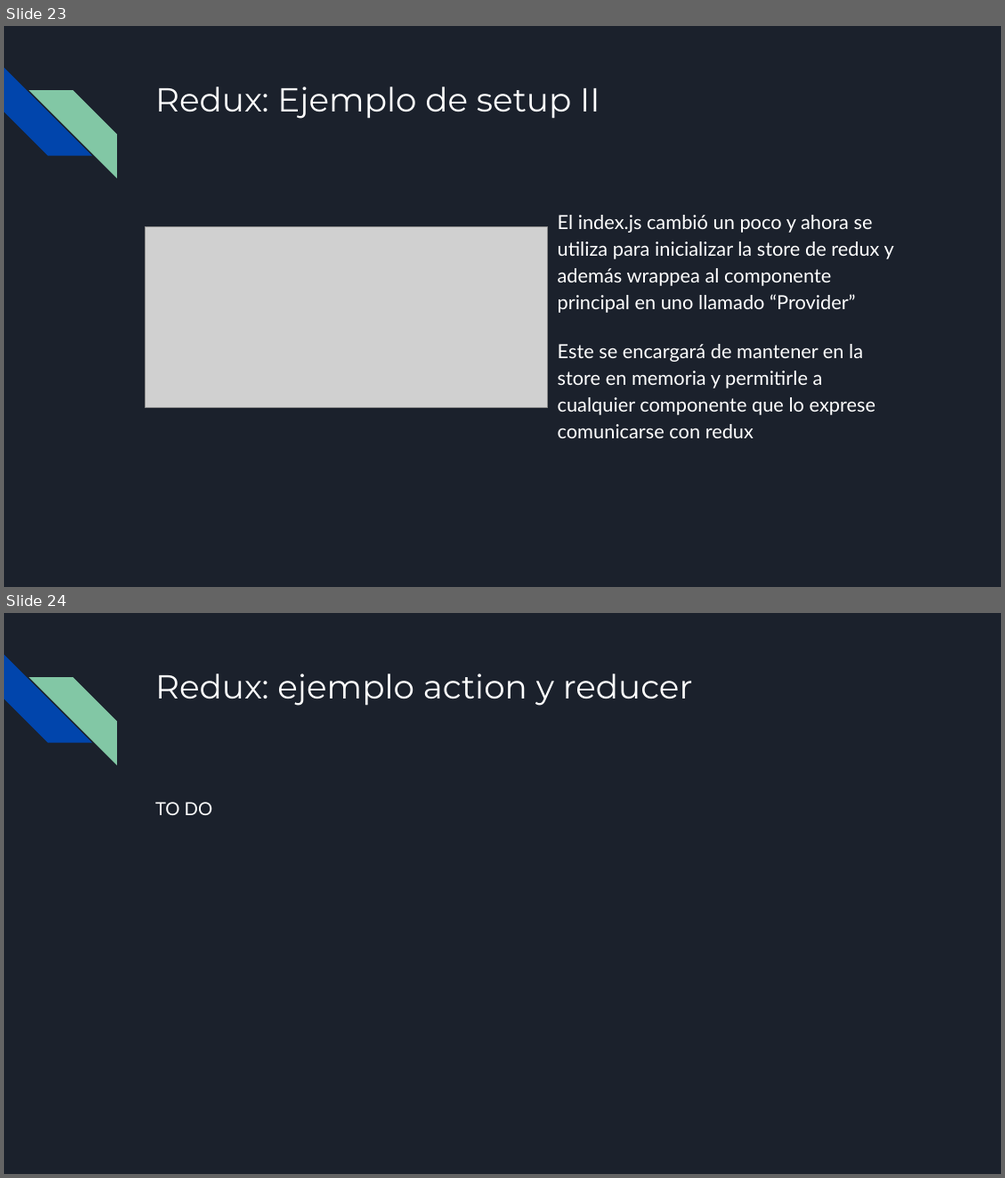
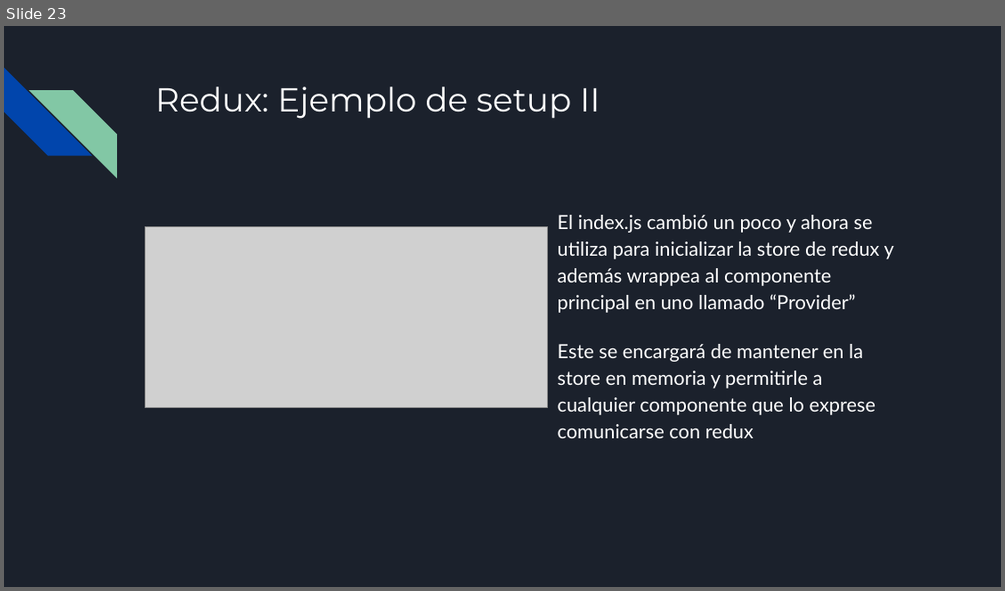
Before and after one commit to francisco-pinchentti/react-basics, a slide deck: docs/React.odp. Shown one above the other, each under a label of ours: slides 23 and 24 before the commit, slide 23 after it. The pictures are 1005x1178 and 1005x591 pixels, drawn with LibreOffice and Linux fonts; fonts in the diff are those of the drawing; grey boxes stand for pictures. Boxes give left, top, right and bottom in pixels: in the first picture for what was removed or moved away, otherwise in the second. Text is boxed around its words. In the diff, an @@ line names an element or a change of style, - is before the commit and + after.

Commit message:
updated presentation: redux, test, summary

```diff
--- a/docs/React.odp
+++ b/docs/React.odp
@@ slide 24 removed at (x1=4, y1=613, x2=1001, y2=1174), background #1B212C; not listed: 2 template elements that a slide beside it also shows @@
@@ title removed at (x1=155, y1=674, x2=693, y2=706) @@
-Redux: ejemplo action y reducer
@@ text removed at (x1=155, y1=802, x2=213, y2=815) @@
-TO DO
```
Also in this commit, not shown: 6 slides changed, 5 slides added.
